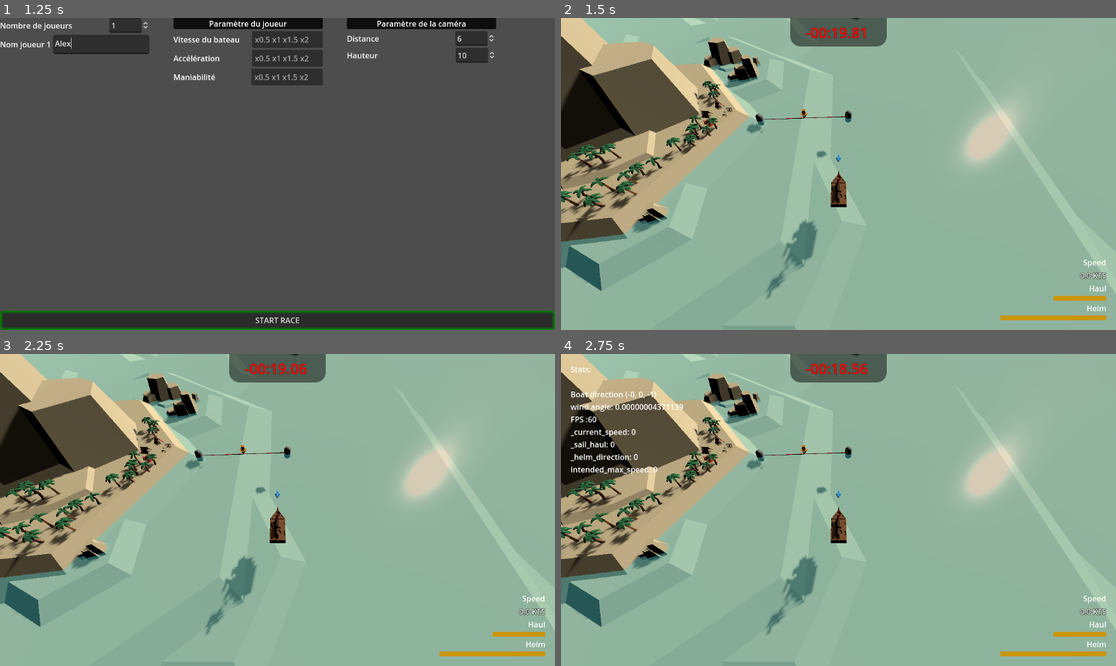
Above: before the commit, frames 1-4 (two rows, left to right).
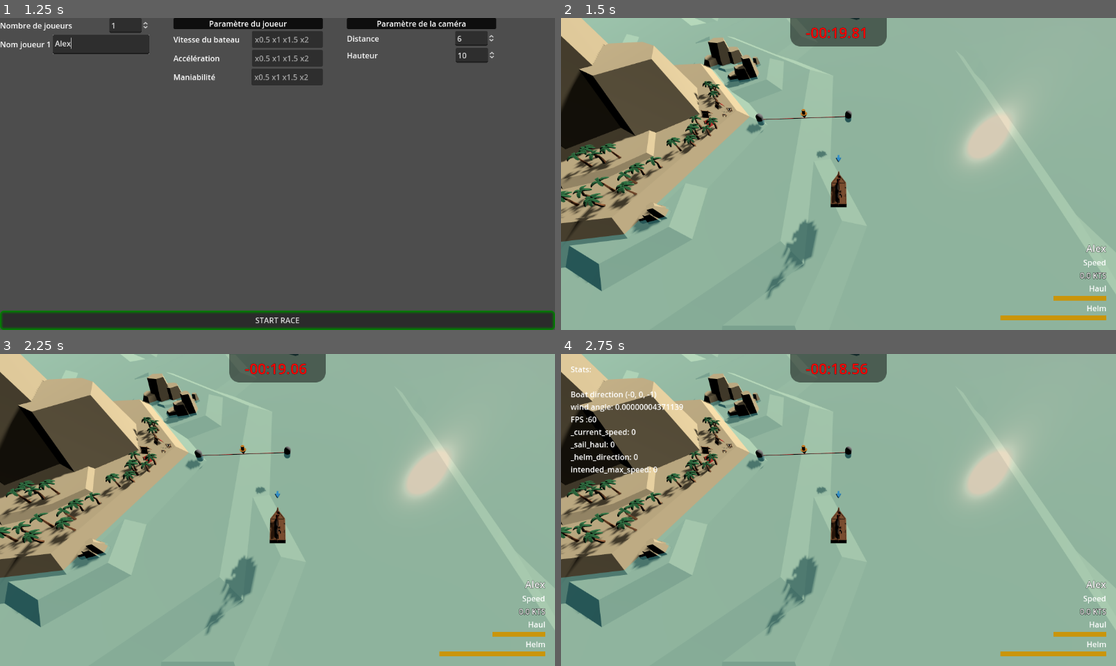
Above: after the commit, the same moments.

Repository: loiclovitana/Crapirate
Game: Godot game, scene res://src/main.tscn
Same seed, same stepped clock (60 frames per second), same inputs: the game is played once before the commit and once after it.
Inputs (mouse positions are in pixels of both pictures, inside the frame that each line leads up to):
- Up to frame 1 (1.25 s): click (99, 42) at 0.52 s; type "Alex" at 0.6 s
- Up to frame 2 (1.5 s): click "START RACE" at 1.25 s
- Up to frame 3 (2.25 s): tap Enter at 2 s; move the mouse to (399, 494) at 2.02 s; click (399, 494) at 2.17 s
- Up to frame 4 (2.75 s): no input

Frame 1 is identical in both runs. In frame 2, 0.4% of the frame differs, in the area x 0-99%, y 2-88%; in frame 3, 0.4%; in frame 4, 0.4%.

Commit message:
display player name

Diff:
--- a/project.godot
+++ b/project.godot
@@ -19,8 +19,8 @@
 
 [autoload]
 
-PlayersManagement="*res://src/PlayersManagement.gd"
-HighScore="*res://src/HighScore.gd"
+PlayersManagement="*res://src/helpers/PlayersManagement.gd"
+HighScore="*res://src/helpers/HighScore.gd"
 
 [display]
 
--- a/src/PlayersManagement.gd
+++ b/src/helpers/PlayersManagement.gd
@@ -1,6 +1,7 @@
 extends Node
 
-var registered_players : Array[Boat] = []
+var registered_players : Array[Boat] = []:
+	get = get_registered_players
 
 signal new_player(player : Boat)
 signal player_left(player : Boat)
@@ -9,7 +10,6 @@
 	if player not in registered_players:
 		registered_players.append(player)
 		new_player.emit(player)
-
 
 func unregister_player(player : Boat):
 	if player in registered_players:
@@ -20,3 +20,7 @@
 	for player in  registered_players:
 		player_left.emit(player)
 	registered_players.clear()
+
+
+func get_registered_players():
+	return registered_players
--- a/src/main.gd
+++ b/src/main.gd
@@ -92,7 +92,7 @@
 
 
 	#camera
-	var camera = StaticCamera.new()
+	var camera = OrientedCamera.new()
 	player.add_child(camera)
 	camera.set_position(Vector3(0,get_camera_hauteur(),get_camera_distance()))
 	for i in range(1,10):
--- a/src/player/boat.gd
+++ b/src/player/boat.gd
@@ -66,7 +66,6 @@
 
 # Called when the node enters the scene tree for the first time.
 func _ready():
-	canvas.boat = self
 	renderer.boat = self
 	controller =  InputBoatController.new(player)
 	PlayersManagement.register_player(self)
--- a/src/player/hud/boat_canvas.gd
+++ b/src/player/hud/boat_canvas.gd
@@ -1,20 +1,52 @@
 extends CanvasLayer
 
 const winLose_hud : PackedScene =preload("res://src/player/hud/finish_race_hud.tscn")
+const player_name_label_scene : PackedScene = preload("res://src/player/hud/player_name_label.tscn")
 
-var boat : Boat
+@onready var boat : Boat =get_parent()
+
+@onready var _player_tags = {}
+@onready var _players_cameras : Array[Camera3D] = []
+
+
+## display the stats in debug mode
+func debug_set_stats(statsDisplayText):
+	%StatsDisplay.set_visible(true)
+	%StatsDisplay.set_text(statsDisplayText)
+
+## display the end screen. with time
+func display_finish_screen(time : float,win : bool=true,is_record :bool =false):
+	var win_hud = winLose_hud.instantiate()
+	self.add_child(win_hud)
+	win_hud.set_winning(win)
+	win_hud.set_end_time(time,is_record)
+
 
 
 # Called when the node enters the scene tree for the first time.
 func _ready():
-	pass # Replace with function body.
+	%PlayerNameHUD.set_text(boat.player_name)
+
+	# get all camera used by player
+	for camera in boat.find_children("*","Camera3D",true,false):
+		var camera3d = camera as Camera3D
+		_players_cameras.append(camera3d)
+
+	# registered player needs a tag for their name
+	PlayersManagement.new_player.connect(_add_player_tag)
+	PlayersManagement.player_left.connect(_remove_player_tag)
+	for player in PlayersManagement.get_registered_players():
+		_add_player_tag(player)
 
 
 # Called every frame. 'delta' is the elapsed time since the previous frame.
 func _process(_delta):
+	_update_hud()
+	_update_players_name()
 
+func _update_hud():
 	if 0<boat._helm_direction:
-		%helmLeftView.value = abs(boat._helm_direction)*100
+		%helmLeftView.set_value( abs(boat._helm_direction)*100)
 		%helmRightView.value = 0
 	if boat._helm_direction<0:
 		%helmLeftView.value = 0
@@ -28,13 +60,38 @@
 	var speed_in_knot = boat._current_speed*1.5
 	%SpeedDisplay.set_text("%3.1f KTS" % speed_in_knot)
 
+func _find_current_camera() -> Camera3D:
+	if _players_cameras.is_empty():
+		return null
+	for camera in _players_cameras:
+		if camera.is_current():
+			return camera
+	return null
 
-func debug_set_stats(statsDisplayText):
-	%StatsDisplay.set_visible(true)
-	%StatsDisplay.set_text(statsDisplayText)
+func _update_players_name():
+	var current_camera = _find_current_camera()
+	if not current_camera:
+		return
 
-func display_finish_screen(time : float,win : bool=true,is_record :bool =false):
-	var win_hud = winLose_hud.instantiate()
-	self.add_child(win_hud)
-	win_hud.set_winning(win)
-	win_hud.set_end_time(time,is_record)
+	for boat in _player_tags:
+		var player_tag_position = boat.renderer.get_name_tag_position()
+		var label = _player_tags[boat]
+		var player_is_visible =  not current_camera.is_position_behind(player_tag_position)
+		label.set_visible(player_is_visible)
+		if player_is_visible:
+			var projected_position =current_camera.unproject_position(player_tag_position)
+
+			label.set_position(projected_position)
+
+func _remove_player_tag(player):
+	if player in _player_tags:
+		_player_tags[player].queue_free()
+		_player_tags.erase(player)
+
+
+func _add_player_tag(player):
+	if boat != player:
+		var label = player_name_label_scene.instantiate()
+		label.set_playername(player.player_name)
+		_player_tags[player] = label
+		%OtherPlayersName.add_child(label)
--- a/src/player/hud/boat_canvas.tscn
+++ b/src/player/hud/boat_canvas.tscn
@@ -1,6 +1,12 @@
-[gd_scene load_steps=9 format=3 uid="uid://bdd2vi53oum2w"]
+[gd_scene load_steps=11 format=3 uid="uid://bdd2vi53oum2w"]
 
 [ext_resource type="Script" path="res://src/player/hud/boat_canvas.gd" id="1_3ssya"]
+[ext_resource type="PackedScene" uid="uid://dvijckab3hmj6" path="res://src/player/hud/player_name_label.tscn" id="2_he606"]
+
+[sub_resource type="LabelSettings" id="LabelSettings_hq452"]
+font_size = 20
+outline_size = 2
+outline_color = Color(0, 0, 0, 1)
 
 [sub_resource type="LabelSettings" id="LabelSettings_yvwly"]
 resource_local_to_scene = true
@@ -74,6 +80,13 @@
 size_flags_horizontal = 8
 alignment = 2
 
+[node name="PlayerNameHUD" type="Label" parent="BoatHUD/MarginContainer/control"]
+unique_name_in_owner = true
+layout_mode = 2
+size_flags_horizontal = 8
+text = "Player Name"
+label_settings = SubResource("LabelSettings_hq452")
+
 [node name="SpeedLabel" type="Label" parent="BoatHUD/MarginContainer/control"]
 layout_mode = 2
 size_flags_horizontal = 8
@@ -123,3 +136,24 @@
 texture_under = SubResource("GradientTexture2D_43ugg")
 texture_progress = SubResource("GradientTexture2D_0jfm1")
 texture_progress_offset = Vector2(0, 2)
+
+[node name="Indications" type="Control" parent="."]
+layout_mode = 3
+anchors_preset = 15
+anchor_right = 1.0
+anchor_bottom = 1.0
+grow_horizontal = 2
+grow_vertical = 2
+mouse_filter = 2
+
+[node name="OtherPlayersName" type="Control" parent="Indications"]
+unique_name_in_owner = true
+anchors_preset = 0
+offset_right = 40.0
+offset_bottom = 40.0
+mouse_filter = 2
+
+[node name="PlayerNameLabel" parent="Indications/OtherPlayersName" instance=ExtResource("2_he606")]
+layout_mode = 0
+offset_right = 134.0
+offset_bottom = 31.0
--- /dev/null
+++ b/src/player/hud/player_name_label.gd
@@ -0,0 +1,5 @@
+extends Control
+
+#
+func set_playername(player_name):
+	%PlayerNameLabel.set_text(player_name)
--- /dev/null
+++ b/src/player/hud/player_name_label.tscn
@@ -0,0 +1,41 @@
+[gd_scene load_steps=4 format=3 uid="uid://dvijckab3hmj6"]
+
+[ext_resource type="Script" path="res://src/player/hud/player_name_label.gd" id="1_yiigq"]
+[ext_resource type="Texture2D" uid="uid://cfcpm004jb5cq" path="res://ressources/hud/player_indication.png" id="2_7q3td"]
+
+[sub_resource type="LabelSettings" id="LabelSettings_ky8kw"]
+font_size = 22
+outline_size = 3
+outline_color = Color(0, 0, 0.701961, 1)
+
+[node name="Playertag" type="Control"]
+layout_mode = 3
+anchors_preset = 0
+size_flags_horizontal = 0
+mouse_filter = 2
+script = ExtResource("1_yiigq")
+
+[node name="PlayerNameLabel" type="Label" parent="."]
+unique_name_in_owner = true
+layout_mode = 1
+anchors_preset = 8
+anchor_left = 0.5
+anchor_top = 0.5
+anchor_right = 0.5
+anchor_bottom = 0.5
+offset_left = -68.0
+offset_top = -58.0
+offset_right = 66.0
+offset_bottom = -27.0
+grow_horizontal = 2
+grow_vertical = 2
+pivot_offset = Vector2(69, 18)
+size_flags_horizontal = 4
+text = "Player c"
+label_settings = SubResource("LabelSettings_ky8kw")
+horizontal_alignment = 1
+vertical_alignment = 1
+
+[node name="PlayerIndication" type="Sprite2D" parent="."]
+position = Vector2(0, -22)
+texture = ExtResource("2_7q3td")
--- a/src/player/rendering/boat_rendering.gd
+++ b/src/player/rendering/boat_rendering.gd
@@ -7,10 +7,16 @@
 
 var boat: Boat
 var sails : Array[SailRendering]
+@onready var body : Node3D = %Body
+
+## get the global position of name tag
+func get_name_tag_position():
+	return %NameTagPosition.get_global_position()
+
 
 # Called when the node enters the scene tree for the first time.
 func _ready():
-	var sails_to_render = $Sails.get_children()
+	var sails_to_render = %Sails.get_children()
 	for s in sails_to_render:
 		sails.append(s)
 
@@ -33,7 +39,7 @@
 		heel_angle=-MAX_HEEL_ANGLE
 	if MAX_HEEL_ANGLE<heel_angle:
 		heel_angle=MAX_HEEL_ANGLE
-	set_rotation ( Vector3(heel_angle,0,0))
+	body.set_rotation( Vector3(heel_angle,0,0))
 
 func _render_weathercock(wind_angle):
 	%windPivot.set_rotation(Vector3(0,wind_angle,0))
--- a/src/player/rendering/boat_rendering.tscn
+++ b/src/player/rendering/boat_rendering.tscn
@@ -15,45 +15,53 @@
 [node name="BoatRendering" type="Node3D"]
 script = ExtResource("1_4ynlb")
 
-[node name="body" type="MeshInstance3D" parent="."]
+[node name="Body" type="Node3D" parent="."]
+unique_name_in_owner = true
+
+[node name="body" type="MeshInstance3D" parent="Body"]
 transform = Transform3D(1, 0, 0, 0, 1, 0, 0, 0, 1, -0.221561, 0, 0)
 mesh = ExtResource("1_w5rlr")
-skeleton = NodePath("../..")
+skeleton = NodePath("../../..")
 
-[node name="windPivot" type="Node3D" parent="."]
+[node name="windPivot" type="Node3D" parent="Body"]
 unique_name_in_owner = true
 transform = Transform3D(1, 0, 0, 0, 1, 0, 0, 0, 1, 0.166822, 1.75815, 0.0089255)
 
-[node name="weathercock" type="MeshInstance3D" parent="windPivot"]
+[node name="weathercock" type="MeshInstance3D" parent="Body/windPivot"]
 transform = Transform3D(-4.37114e-08, -1, 0, 1, -4.37114e-08, 0, 0, 0, 1, -0.253114, -0.048789, 0)
 mesh = SubResource("PrismMesh_wx8c4")
 skeleton = NodePath("../../Sails/SailPivot")
 
-[node name="Sails" type="Node3D" parent="."]
+[node name="Sails" type="Node3D" parent="Body"]
+unique_name_in_owner = true
 
-[node name="SailPivot" type="Node3D" parent="Sails"]
+[node name="SailPivot" type="Node3D" parent="Body/Sails"]
 transform = Transform3D(1, 0, 0, 0, 1, 0, 0, 0, 1, 0.172241, 1.17929, 0)
 script = ExtResource("3_bt6k6")
 
-[node name="sail" type="MeshInstance3D" parent="Sails/SailPivot"]
+[node name="sail" type="MeshInstance3D" parent="Body/Sails/SailPivot"]
 transform = Transform3D(-1, 0, 8.74228e-08, 0, 1, 0, -8.74228e-08, 0, -1, -0.0485303, -0.191933, 0)
 mesh = ExtResource("2_s6s0i")
 skeleton = NodePath("../../../body")
 
-[node name="SailPivot2" type="Node3D" parent="Sails"]
+[node name="SailPivot2" type="Node3D" parent="Body/Sails"]
 transform = Transform3D(1, 0, 0, 0, 1, 0, 0, 0, 1, -0.842934, 1.6733, 0)
 script = ExtResource("3_bt6k6")
 
-[node name="sail" type="MeshInstance3D" parent="Sails/SailPivot2"]
+[node name="sail" type="MeshInstance3D" parent="Body/Sails/SailPivot2"]
 transform = Transform3D(-0.499989, 0.0054035, 1.20797e-07, 0.00337719, 0.799982, -4.72389e-10, -7.54982e-08, 3.43527e-10, -0.8, -0.0333799, -0.191933, 0)
 mesh = ExtResource("2_s6s0i")
 skeleton = NodePath("../../../body")
 
-[node name="SailPivot3" type="Node3D" parent="Sails"]
+[node name="SailPivot3" type="Node3D" parent="Body/Sails"]
 transform = Transform3D(0.5, 0, 0, 0, 0.5, 0, 0, 0, 0.5, 0.670561, 0.965817, 0)
 script = ExtResource("3_bt6k6")
 
-[node name="sail" type="MeshInstance3D" parent="Sails/SailPivot3"]
+[node name="sail" type="MeshInstance3D" parent="Body/Sails/SailPivot3"]
 transform = Transform3D(-1, 0, 1.50996e-07, 0, 1.5, 0, -1.50996e-07, 0, -1, -0.0162916, -0.0385234, 0)
 mesh = ExtResource("2_s6s0i")
 skeleton = NodePath("../../../body")
+
+[node name="NameTagPosition" type="Marker3D" parent="."]
+unique_name_in_owner = true
+transform = Transform3D(1, 0, 0, 0, 1, 0, 0, 0, 1, 0, 1.81034, 0)
--- a/src/StaticCamera.gd
+++ b/src/player/view/OrientedCamera.gd
@@ -1,5 +1,5 @@
 extends Camera3D
-class_name StaticCamera
+class_name OrientedCamera
 
 var relative_parent_position : Vector3
 @onready var parent :Node3D = get_parent()
--- a/src/player/view/sub_viewport_player_container.tscn
+++ b/src/player/view/sub_viewport_player_container.tscn
@@ -17,5 +17,5 @@
 [node name="playerView" type="SubViewport" parent="."]
 unique_name_in_owner = true
 handle_input_locally = false
+msaa_3d = 3
 size = Vector2i(1152, 648)
-render_target_update_mode = 4
Binary file added: ressources/hud/player_indication.png
Not shown, added: ressources/hud/player_indication.png.import
Renamed: src/HighScore.gd -> src/helpers/HighScore.gd
